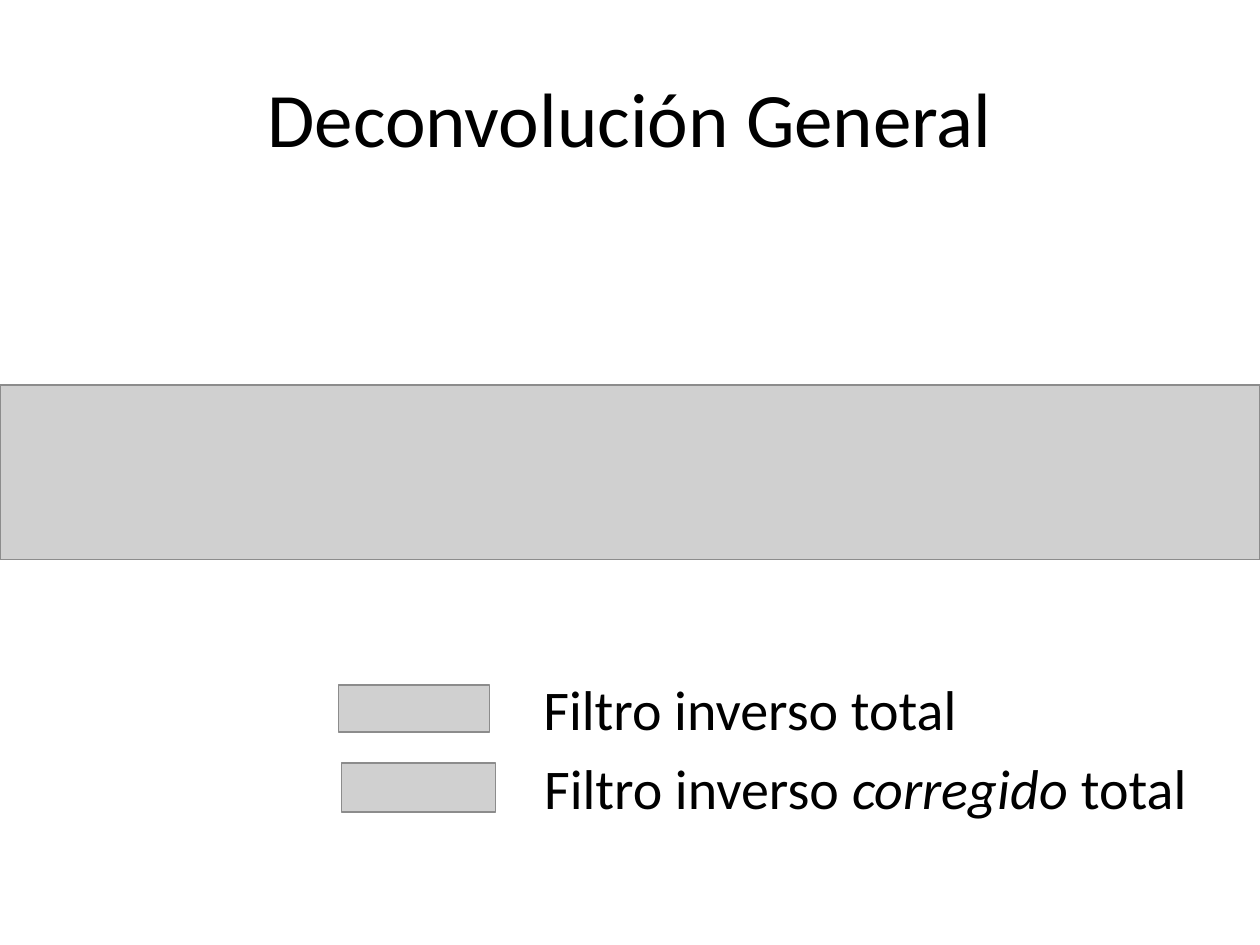
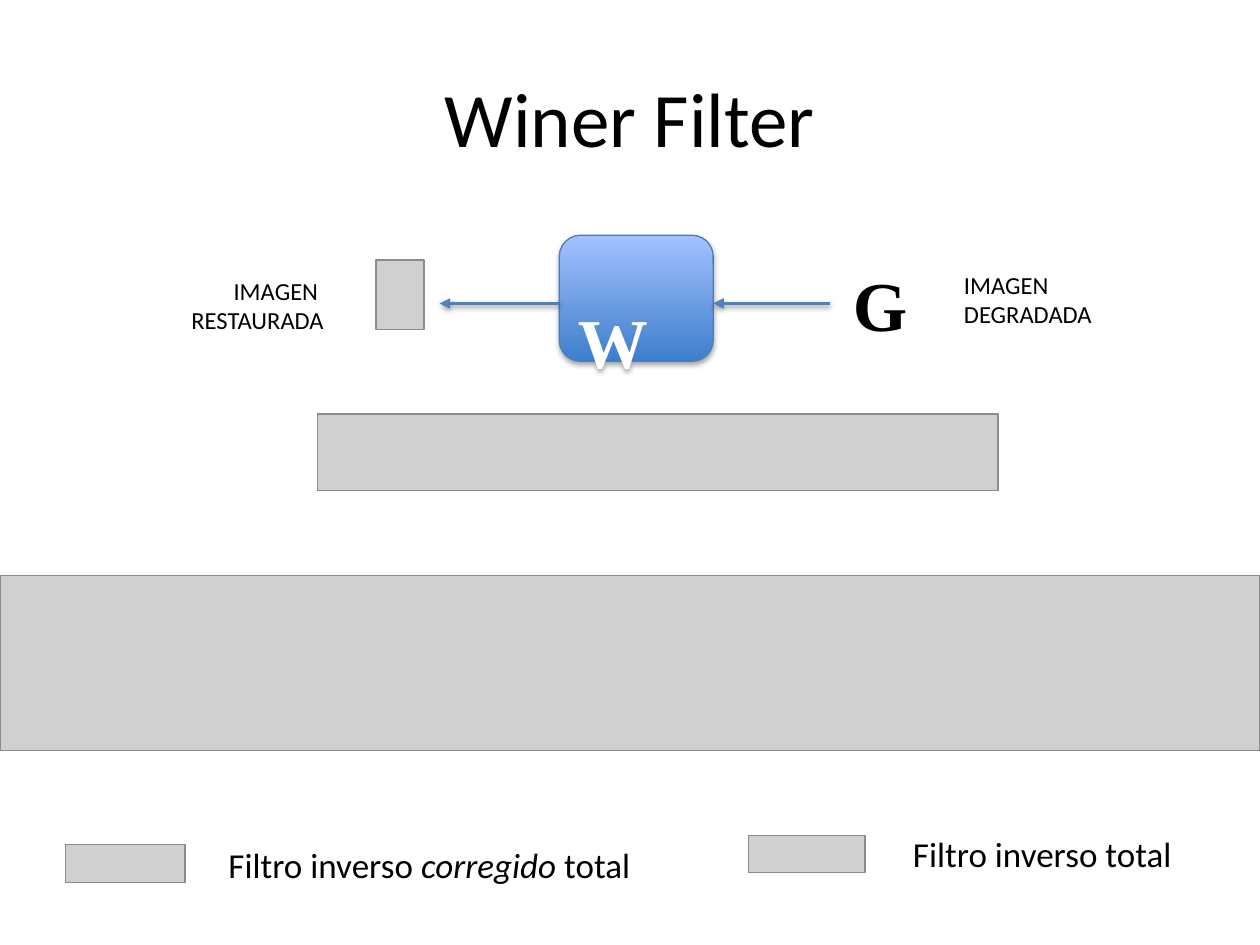
Before and after one commit to domingomery/imagenes, a slide deck: slide 21 of clases/Cap06_Restauracion/presentations/IMG06_Deconvolution.pptx. Drawn at 1260x945 pixels with LibreOffice and Linux fonts; fonts in the diff are those of the drawing; grey boxes stand for pictures. Boxes give left, top, right and bottom in pixels: in the first picture for what was removed or moved away, otherwise in the second. Text is boxed around its words. In the diff, an @@ line names an element or a change of style, - is before the commit and + after.

```diff
--- a/clases/Cap06_Restauracion/presentations/IMG06_Deconvolution.pptx
+++ b/clases/Cap06_Restauracion/presentations/IMG06_Deconvolution.pptx
@@ title at (445, 93, 815, 148): text changed @@
-Deconvolución General
+Winer Filter
@@ rounded rectangle added at (559, 236, 713, 362), fill gradient #3F80CE to #A4C4FF, outline #4B7EBC 0.75 pt, 40 pt, text #FFFFFF, bold @@
+W
@@ picture added at (375, 260, 423, 329) @@
@@ text added at (191, 284, 323, 329), 14 pt, text #000000 @@
+IMAGEN
+RESTAURADA
@@ text added at (853, 284, 907, 332), 40 pt, text #000000, bold @@
+G
@@ text added at (964, 278, 1092, 323), 14 pt, text #000000 @@
+IMAGEN
+DEGRADADA
@@ arrow added from (559, 304) to (440, 304), #4F81BD 2 pt @@
@@ arrow added from (830, 304) to (713, 304), #4F81BD 2 pt @@
@@ picture added at (318, 415, 998, 491) @@
@@ picture: place and size @@
-picture at (0, 386, 1260, 561)
+picture at (0, 576, 1260, 751)
@@ text "Filtro inverso corregido total" at (228, 853, 630, 884): size 32 to 20 pt @@
@@ text "Filtro inverso corregido total": place and size @@
-text "Filtro inverso corregido total" at (544, 770, 1186, 819)
+text "Filtro inverso corregido total" at (228, 853, 630, 884)
@@ picture: place and size @@
-picture at (339, 685, 489, 733)
+picture at (748, 835, 866, 872)
@@ text "Filtro inverso total": place and size @@
-text "Filtro inverso total" at (543, 691, 957, 731)
+text "Filtro inverso total" at (913, 842, 1171, 868)
@@ text "Filtro inverso total" at (913, 842, 1171, 868): size 32 to 20 pt @@
@@ picture: place and size @@
-picture at (341, 764, 495, 813)
+picture at (66, 844, 185, 882)
```
Also in this commit, not shown: 2 other slides changed, 18 other files.
